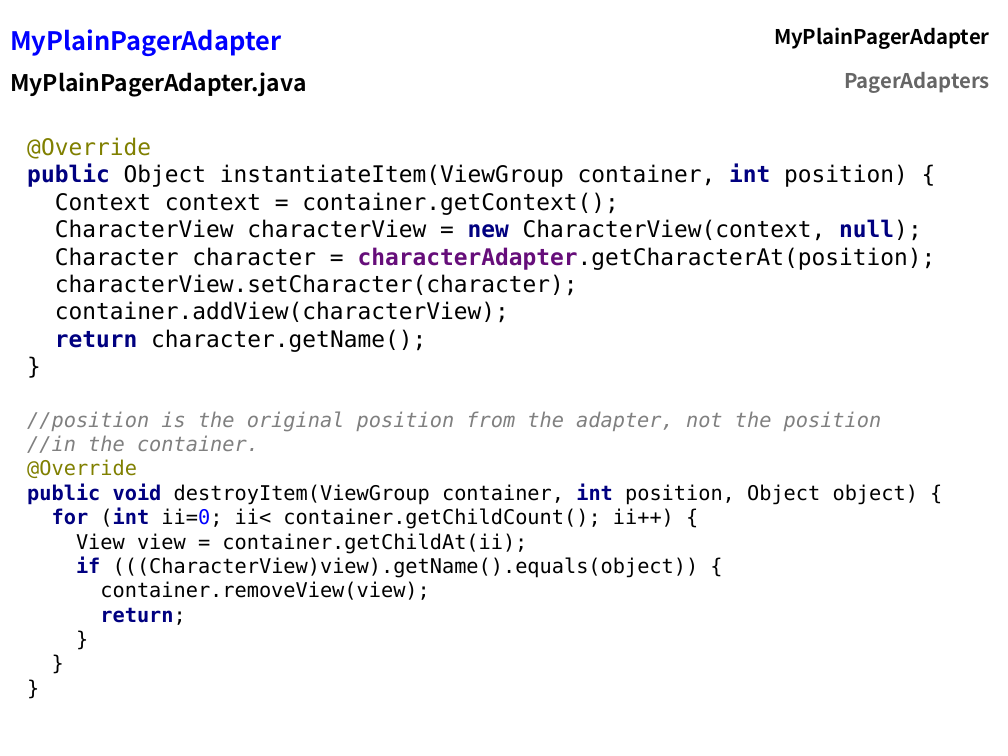
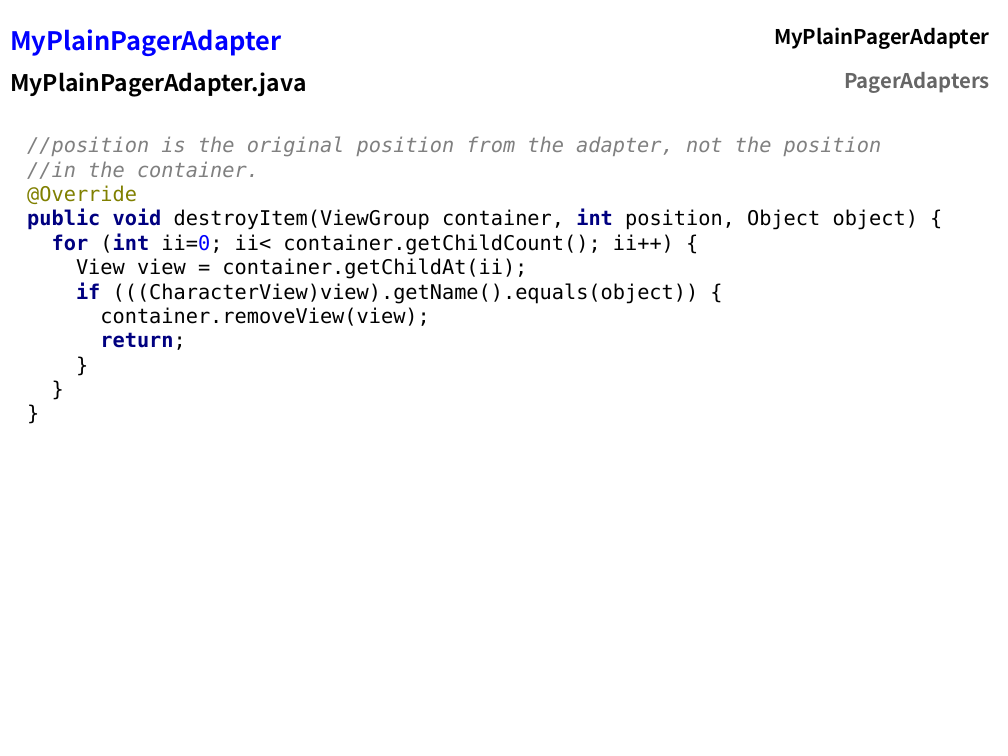
Before and after one commit to flocela/PagerAdaptersHandouts, a slide deck: slide 25 of PagerAdapterPresentation.odp (slide 23 before the commit). Drawn at 1008x756 pixels with LibreOffice and Linux fonts; fonts in the diff are those of the drawing. Boxes give left, top, right and bottom in pixels: in the first picture for what was removed or moved away, otherwise in the second. Text is boxed around its words. In the diff, an @@ line names an element or a change of style, - is before the commit and + after.

```diff
--- a/PagerAdapterPresentation.odp
+++ b/PagerAdapterPresentation.odp
@@ text at (x1=27, y1=137, x2=936, y2=352): paragraphs removed @@
-@Override
-public Object instantiateItem(ViewGroup container, int position) {
-Context context = container.getContext();
-CharacterView characterView = new CharacterView(context, null);
-Character character = characterAdapter.getCharacterAt(position);
-characterView.setCharacter(character);
-container.addView(characterView);
-return character.getName();
-}
```
Also in this commit, not shown: 16 other slides changed, 8 slides added, 4 slides removed, 2 other files.
